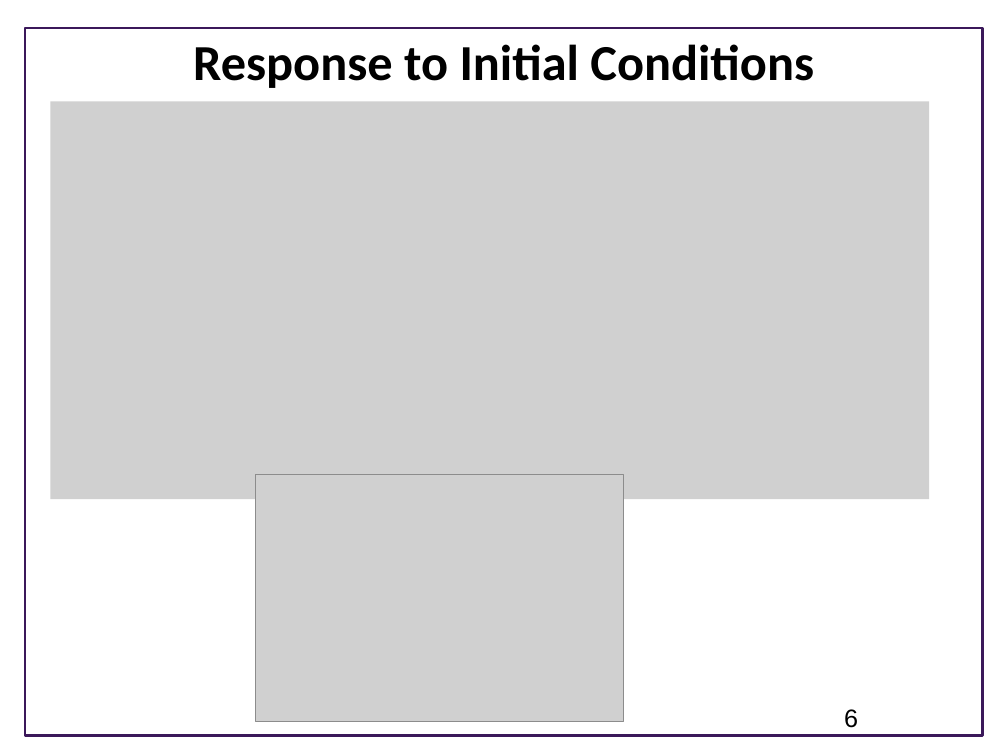
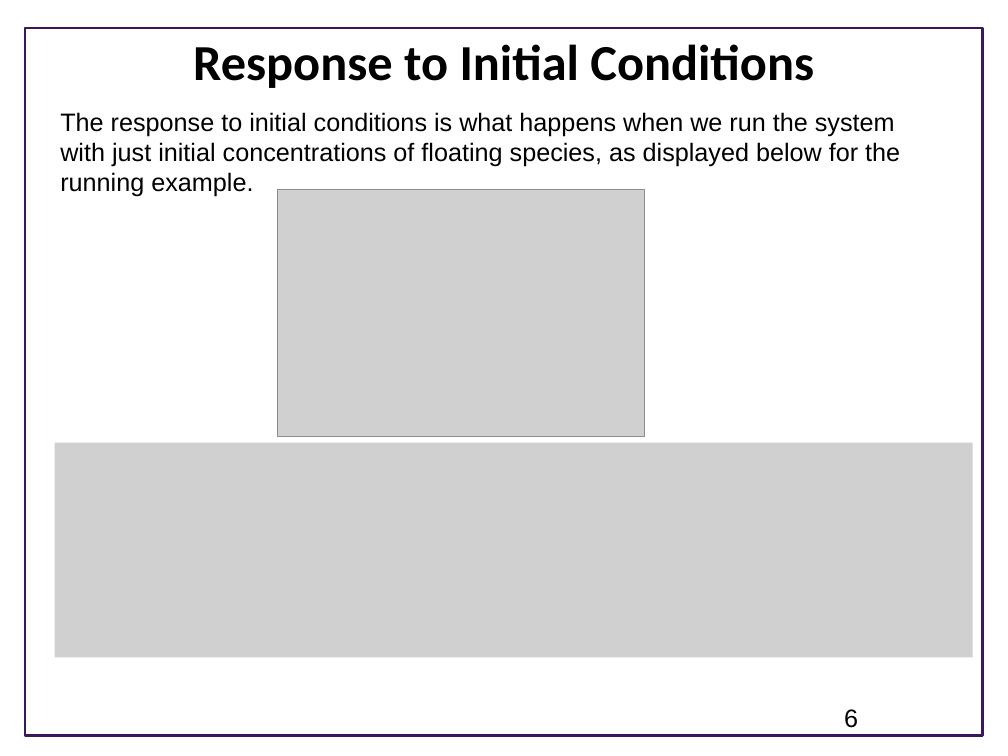
Before and after one commit to joseph-hellerstein/advanced-controls-lectures, a slide deck: slide 6 of Analyzing-Signals-And-Transfer-Functions.pptx. Drawn at 1008x756 pixels with LibreOffice and Linux fonts; fonts in the diff are those of the drawing; grey boxes stand for pictures; background and template pictures are left out. Boxes give left, top, right and bottom in pixels: in the first picture for what was removed or moved away, otherwise in the second. Text is boxed around its words. In the diff, an @@ line names an element or a change of style, - is before the commit and + after.

```diff
--- a/Analyzing-Signals-And-Transfer-Functions.pptx
+++ b/Analyzing-Signals-And-Transfer-Functions.pptx
@@ picture removed at (50, 102, 929, 500) @@
@@ text added at (60, 112, 900, 197), 18 pt, text #000000 @@
+The response to initial conditions is what happens when we run the system with just initial concentrations of floating species, as displayed below for the running example.
@@ picture: place and size @@
-picture at (256, 475, 624, 722)
+picture at (277, 190, 645, 436)
@@ picture added at (54, 443, 973, 657) @@
```
Also in this commit, not shown: 2 other slides changed, 1 slide added, 1 slide removed.
